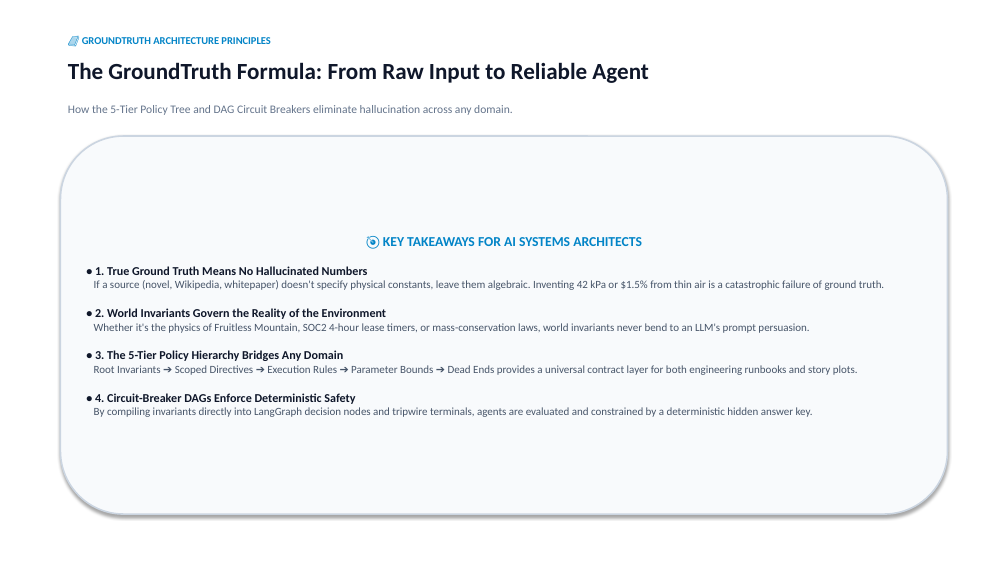
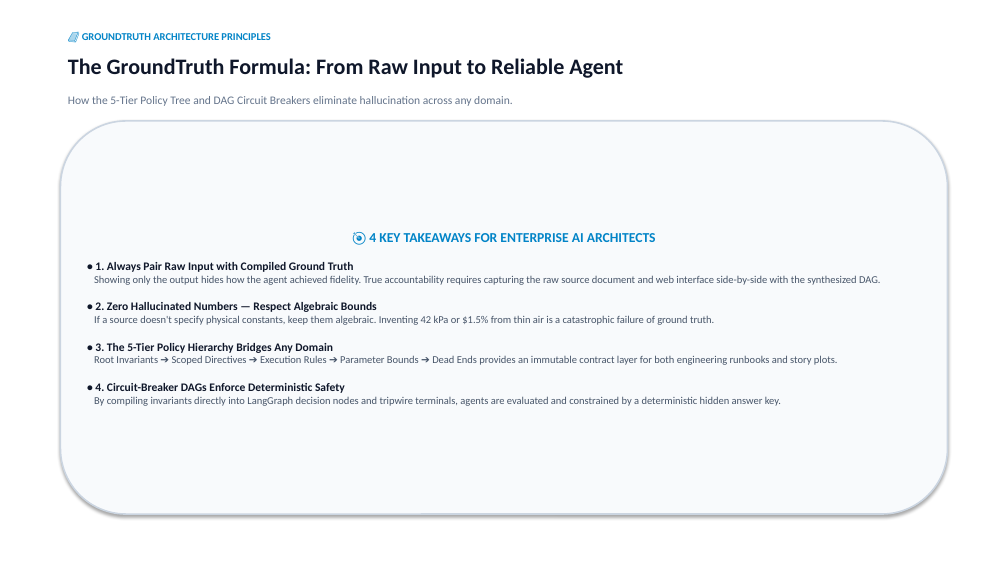
Before and after one commit to cosmosanalytics/uat-copilot-local, a slide deck: slide 12 of Capturing_World_Invariants_Ground_Truth.pptx (slide 7 before the commit). Drawn at 1008x567 pixels with LibreOffice and Linux fonts; fonts in the diff are those of the drawing. Boxes give left, top, right and bottom in pixels: in the first picture for what was removed or moved away, otherwise in the second. Text is boxed around its words. In the diff, an @@ line names an element or a change of style, - is before the commit and + after.

Commit message:
Update GroundTruth PowerPoint presentation to feature verbatim original input ingestion alongside output flowcharts for all 4 examples

```diff
--- a/Capturing_World_Invariants_Ground_Truth.pptx
+++ b/Capturing_World_Invariants_Ground_Truth.pptx
@@ text "📘 GROUNDTRUTH ARCHITECTURE PRINCIPLES": place and size @@
-text "📘 GROUNDTRUTH ARCHITECTURE PRINCIPLES" at (82,37,270,44)
+text "📘 GROUNDTRUTH ARCHITECTURE PRINCIPLES" at (82,33,270,40)
@@ text "The GroundTruth Formula: From Raw ..." at (68,58,623,78): size 22 to 21 pt @@
@@ text "How the 5-Tier Policy Tree ...": place and size @@
-text "How the 5-Tier Policy Tree ..." at (68,105,513,115)
+text "How the 5-Tier Policy Tree ..." at (68,96,513,106)
@@ rounded rectangle "🎯 4 KEY TAKEAWAYS FOR ...": place and size @@
-rounded rectangle "🎯 4 KEY TAKEAWAYS FOR ..." at (60,136,948,514)
+rounded rectangle "🎯 4 KEY TAKEAWAYS FOR ..." at (60,121,948,514)
@@ text in rounded rectangle at (94,233,881,325): text changed; size 10.5 to 10 pt @@
-🎯 KEY TAKEAWAYS FOR AI SYSTEMS ARCHITECTS
-• 1. True Ground Truth Means No Hallucinated Numbers
-If a source (novel, Wikipedia, whitepaper) doesn't specify physical constants, leave them algebraic. Inventing 42 kPa or $1.5% from thin air is a catastrophic failure of ground truth.
-• 2. World Invariants Govern the Reality of the Environment
-Whether it's the physics of Fruitless Mountain, SOC2 4-hour lease timers, or mass-conservation laws, world invariants never bend to an LLM's prompt persuasion.
+🎯 4 KEY TAKEAWAYS FOR ENTERPRISE AI ARCHITECTS
+• 1. Always Pair Raw Input with Compiled Ground Truth
+Showing only the output hides how the agent achieved fidelity. True accountability requires capturing the raw source document and web interface side-by-side with the synthesized DAG.
+• 2. Zero Hallucinated Numbers — Respect Algebraic Bounds
+If a source doesn't specify physical constants, keep them algebraic. Inventing 42 kPa or $1.5% from thin air is a catastrophic failure of ground truth.
@@ text in rounded rectangle at (94,355,838,365): text changed; size 10.5 to 10 pt @@
-Root Invariants ➔ Scoped Directives ➔ Execution Rules ➔ Parameter Bounds ➔ Dead Ends provides a universal contract layer for both engineering runbooks and story plots.
+Root Invariants ➔ Scoped Directives ➔ Execution Rules ➔ Parameter Bounds ➔ Dead Ends provides an immutable contract layer for both engineering runbooks and story plots.
@@ text in rounded rectangle at (94,343,781,406): size 11.5 to 11 pt in "• 3. The 5-Tier Policy Hierarchy Bridges ...", "• 4. Circuit-Breaker DAGs Enforce Deterministic Safety"; size 10.5 to 10 pt in "By compiling invariants directly into LangGraph decision ..." @@
```
Also in this commit, not shown: 6 other slides changed, 5 slides added, 4 other files.
